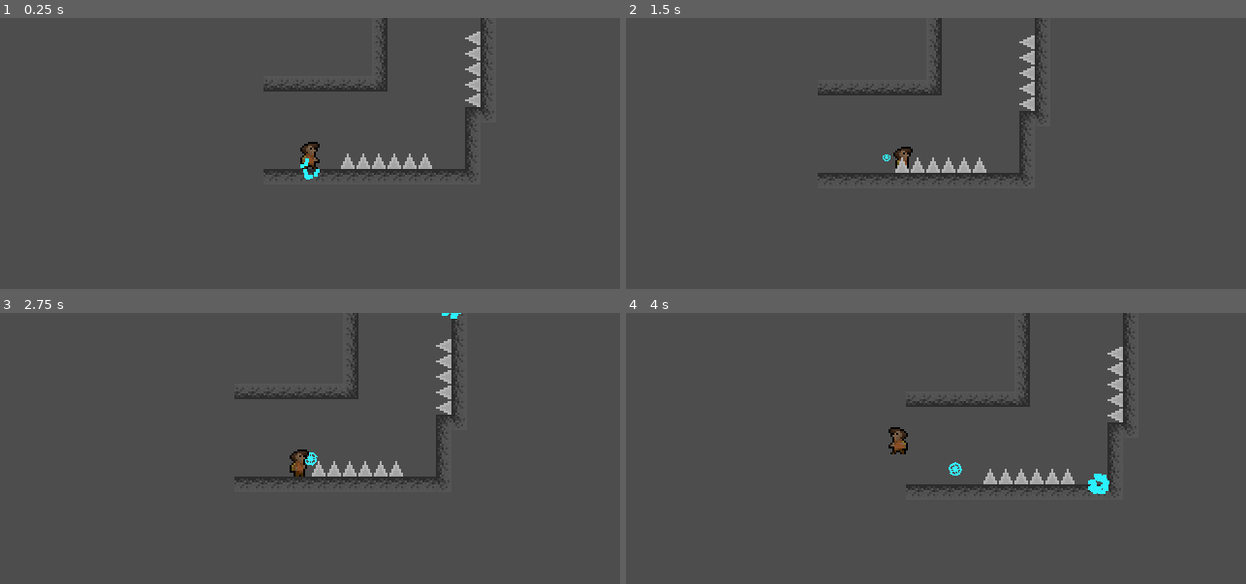
Above: before the commit, frames 1-4 (two rows, left to right).
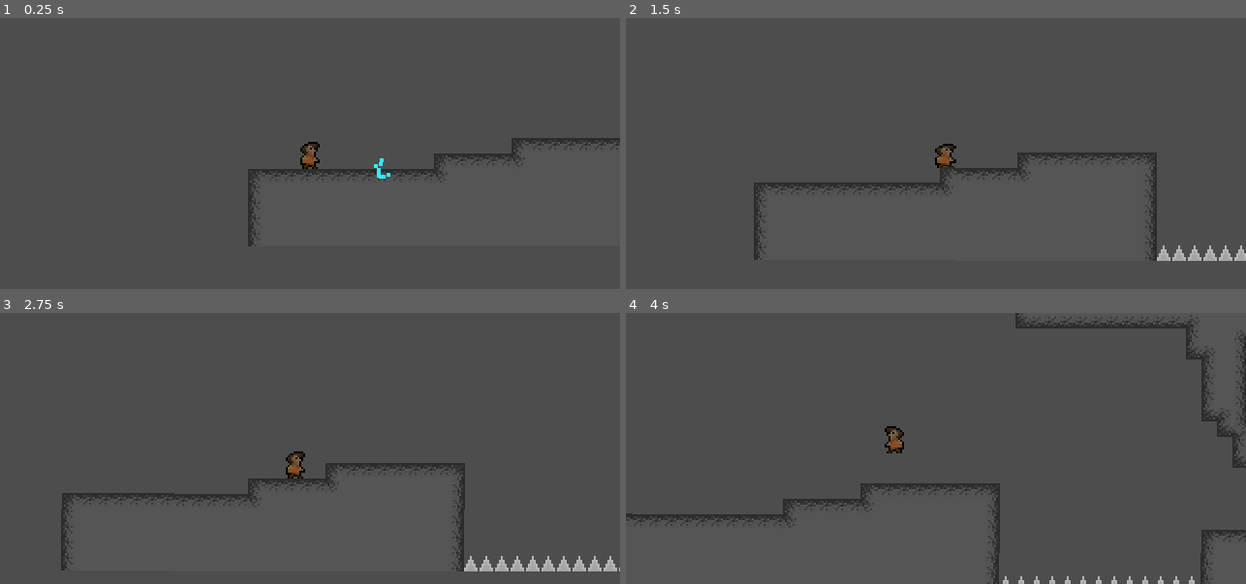
Above: after the commit, the same moments.

Repository: tetraminus/GrappleFormer
Game: Godot game, scene res://Rooms/level1_1.tscn
The game is run twice, just before and just after one commit, with the same random seed, the same clock (stepped at 60 frames per second) and the same inputs. Before the commit the project starts from res://level1_3.tscn.
Inputs (mouse positions are in pixels of both pictures, inside the frame that each line leads up to):
- Up to frame 1 (0.25 s): no input
- Up to frame 2 (1.5 s): move the mouse to (1072, 139) at 0.52 s; hold D (move_right) 0.53-1.28 s; click (1072, 139) at 0.6 s; tap Space (jump) at 0.77 s; move the mouse to (812, 167) at 1.27 s; hold S (move_down) from 1.28 s (still down); click (812, 167) at 1.35 s
- Up to frame 3 (2.75 s): tap Space (jump) at 1.52 s; move the mouse to (372, 388) at 2.02 s; release S (move_down) at 2.03 s; hold D (move_right) from 2.03 s (still down); right-click (372, 388) at 2.1 s; click (372, 388) at 2.3 s
- Up to frame 4 (4 s): move the mouse to (905, 502) at 2.77 s; click (905, 502) at 2.85 s; tap Space (jump) at 3.02, 3.77 s; move the mouse to (1122, 489) at 3.52 s; release D (move_right) at 3.53 s; hold A (move_left) from 3.53 s (still down); click (1122, 489) at 3.6 s

The runs differ from the first frame. In frame 1, 2.5% of the frame differs, in the area x 40-100%, y 0-85%; in frame 2, 4.0%; in frame 3, 4.2%; in frame 4, 4.8%, in the area x 0-100%, y 0-100%.

Commit message:
change spawn scene

Diff:
--- a/GrappleHolder.gd
+++ b/GrappleHolder.gd
@@ -38,7 +38,7 @@
 
 
 
-	if Input.is_action_just_pressed("grapple"):
+	if Input.is_action_just_pressed("grapple") and not player.dead:
 		ray.force_raycast_update()
 		if ray.is_colliding():
 			var point = ray.get_collision_point()
--- a/Objects/TileObjects/Respawn/Spawn.tscn
+++ b/Objects/Respawn/Spawn.tscn
@@ -1,14 +1,14 @@
 [gd_scene load_steps=3 format=3 uid="uid://f4knexeppryv"]
 
-[ext_resource type="Script" path="res://Objects/TileObjects/Respawn/SpawnPoint.gd" id="1_dwofc"]
+[ext_resource type="Script" path="res://Objects/Respawn/SpawnPoint.gd" id="1_xr1tl"]
 
 [sub_resource type="RectangleShape2D" id="RectangleShape2D_1aq4v"]
 size = Vector2(8, 8)
 
-[node name="Spawn" type="Node2D"]
+[node name="Spawn" type="Node2D" groups=["Spawnpoints"]]
+script = ExtResource("1_xr1tl")
 
 [node name="Area2D" type="Area2D" parent="."]
-script = ExtResource("1_dwofc")
 
 [node name="CollisionShape2D" type="CollisionShape2D" parent="Area2D"]
 shape = SubResource("RectangleShape2D_1aq4v")
--- a/Objects/TileObjects/Respawn/SpawnPoint.gd
+++ b/Objects/Respawn/SpawnPoint.gd
@@ -1,9 +1,11 @@
-extends Area2D
+extends Node2D
 
-
+@export var default := false
 # Called when the node enters the scene tree for the first time.
 func _ready():
-	body_entered.connect(on_body_entered)
+	get_child(0).body_entered.connect(on_body_entered)
+	if default:
+		get_tree().call_group("Player", "SetSpawnpoint", self)
 
 func on_body_entered(body):
 	if body.is_in_group("Player"):
--- a/Objects/TileObjects/Spike/SpikeUp.tscn
+++ b/Objects/TileObjects/Spike/SpikeUp.tscn
@@ -4,7 +4,7 @@
 [ext_resource type="Script" path="res://Objects/Reusable/KillBox.gd" id="2_bro16"]
 
 [sub_resource type="RectangleShape2D" id="RectangleShape2D_u14js"]
-size = Vector2(3, 4)
+size = Vector2(6, 2)
 
 [node name="Spike" type="Node2D"]
 
@@ -15,5 +15,5 @@
 script = ExtResource("2_bro16")
 
 [node name="CollisionShape2D" type="CollisionShape2D" parent="Area2D"]
-position = Vector2(-0.5, 2)
+position = Vector2(0, 3)
 shape = SubResource("RectangleShape2D_u14js")
--- a/Rooms/level1_1.tscn
+++ b/Rooms/level1_1.tscn
@@ -1,7 +1,8 @@
-[gd_scene load_steps=3 format=3 uid="uid://diblc4d56ahbx"]
+[gd_scene load_steps=4 format=3 uid="uid://diblc4d56ahbx"]
 
 [ext_resource type="PackedScene" uid="uid://bss8gpldxhmhd" path="res://player.tscn" id="1_enmxo"]
 [ext_resource type="TileSet" uid="uid://bgk8u0w5p7oyc" path="res://assets/TileSet.tres" id="2_anhl8"]
+[ext_resource type="PackedScene" uid="uid://f4knexeppryv" path="res://Objects/Respawn/Spawn.tscn" id="3_q7w21"]
 
 [node name="level1_1" type="Node2D"]
 
@@ -11,4 +12,8 @@
 rotation = 0.00100954
 tile_set = ExtResource("2_anhl8")
 format = 2
-layer_0/tile_data = PackedInt32Array(131071, 65536, 0, 65536 …(9923 unchanged characters)… 5536, 327747, 1, 65536, 327748, 1, 65536, -131055, 1, 131072)
+layer_0/tile_data = PackedInt32Array(131071, 65536, 0, 65536 …(9923 unchanged characters)… 5536, 327747, 1, 65536, 327748, 1, 65536)
+
+[node name="Spawn" parent="." instance=ExtResource("3_q7w21")]
+position = Vector2(26, -35)
+default = true
--- a/assets/TileSet.tres
+++ b/assets/TileSet.tres
@@ -1,8 +1,7 @@
-[gd_resource type="TileSet" load_steps=9 format=3 uid="uid://bgk8u0w5p7oyc"]
+[gd_resource type="TileSet" load_steps=8 format=3 uid="uid://bgk8u0w5p7oyc"]
 
 [ext_resource type="Texture2D" uid="uid://c1mu6a3jxylp0" path="res://Rooms/Untitled/tilesets/basicStoneTileset.png" id="1_ak4vi"]
 [ext_resource type="PackedScene" uid="uid://c2ufp4g2sh4h4" path="res://Objects/TileObjects/Spike/SpikeUp.tscn" id="2_nicke"]
-[ext_resource type="PackedScene" uid="uid://f4knexeppryv" path="res://Objects/TileObjects/Respawn/Spawn.tscn" id="3_72uvt"]
 [ext_resource type="PackedScene" uid="uid://o00vt1b1w4og" path="res://Objects/TileObjects/Spike/SpikeRight.tscn" id="4_4e14r"]
 [ext_resource type="PackedScene" uid="uid://ccdsqa65hhaus" path="res://Objects/TileObjects/Spike/SpikeDown.tscn" id="5_fmk3m"]
 [ext_resource type="PackedScene" uid="uid://ks0qbktptly7" path="res://Objects/TileObjects/Spike/SpikeLeft.tscn" id="6_v81ex"]
@@ -320,7 +319,6 @@
 [sub_resource type="TileSetScenesCollectionSource" id="TileSetScenesCollectionSource_58ca6"]
 resource_name = "Objects"
 scenes/1/scene = ExtResource("2_nicke")
-scenes/2/scene = ExtResource("3_72uvt")
 scenes/4/scene = ExtResource("4_4e14r")
 scenes/5/scene = ExtResource("5_fmk3m")
 scenes/6/scene = ExtResource("6_v81ex")
@@ -329,5 +327,6 @@
 tile_size = Vector2i(8, 8)
 physics_layer_0/collision_layer = 9
 physics_layer_1/collision_layer = 1
+terrain_set_0/mode = 0
 sources/0 = SubResource("TileSetAtlasSource_q1cgb")
 sources/1 = SubResource("TileSetScenesCollectionSource_58ca6")
--- a/player.gd
+++ b/player.gd
@@ -15,6 +15,7 @@
 
 @onready var launch_cooldown = $LaunchCooldown
 @onready var fling_indicator = $flingIndicator
+var dead = false
 
 var current_spawnpoint
 
@@ -337,8 +338,10 @@
 	var zoopTween = get_tree().create_tween()
 	grappledistance = null
 	grapplepoint = null
-
-	zoopTween.tween_property(self,"global_position", current_spawnpoint.position,.3)
+	dead = true
+
+	zoopTween.tween_property(self,"global_position", current_spawnpoint.global_position,.3)
 	await zoopTween.finished
 	linear_velocity = Vector2.ZERO
 	set_physics_process(true)
+	dead = false
--- a/project.godot
+++ b/project.godot
@@ -11,7 +11,7 @@
 [application]
 
 config/name="platforms"
-run/main_scene="res://level1_3.tscn"
+run/main_scene="res://Rooms/level1_1.tscn"
 config/features=PackedStringArray("4.1", "Mobile")
 config/icon="res://icon.svg"
 
